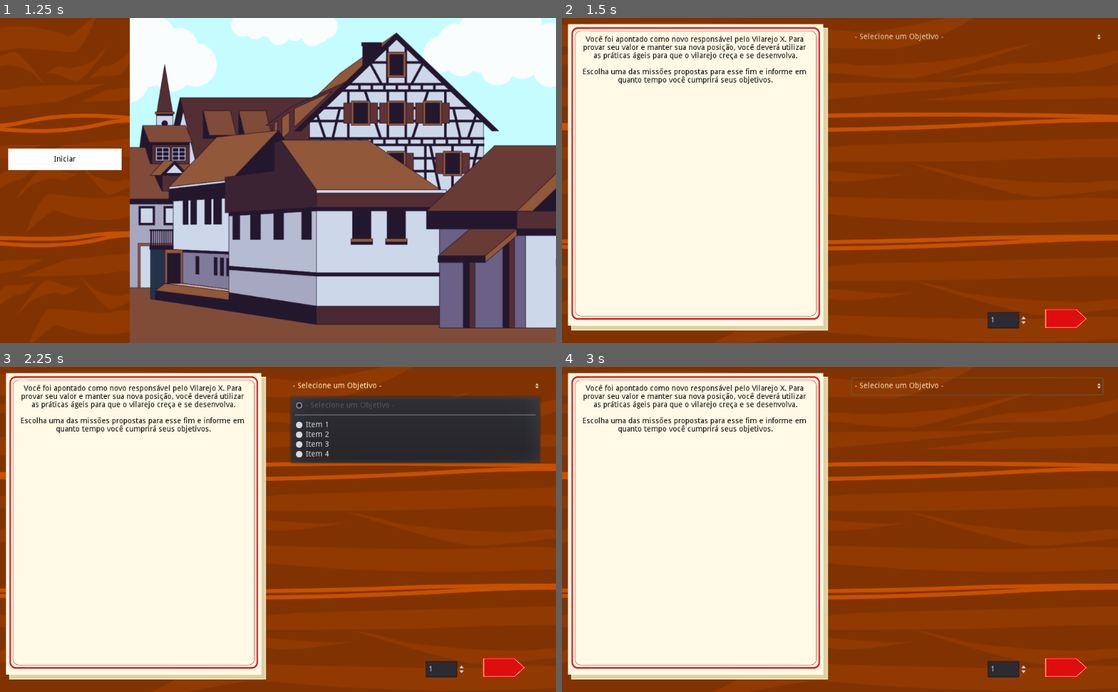
Above: before the commit, frames 1-4 (two rows, left to right).
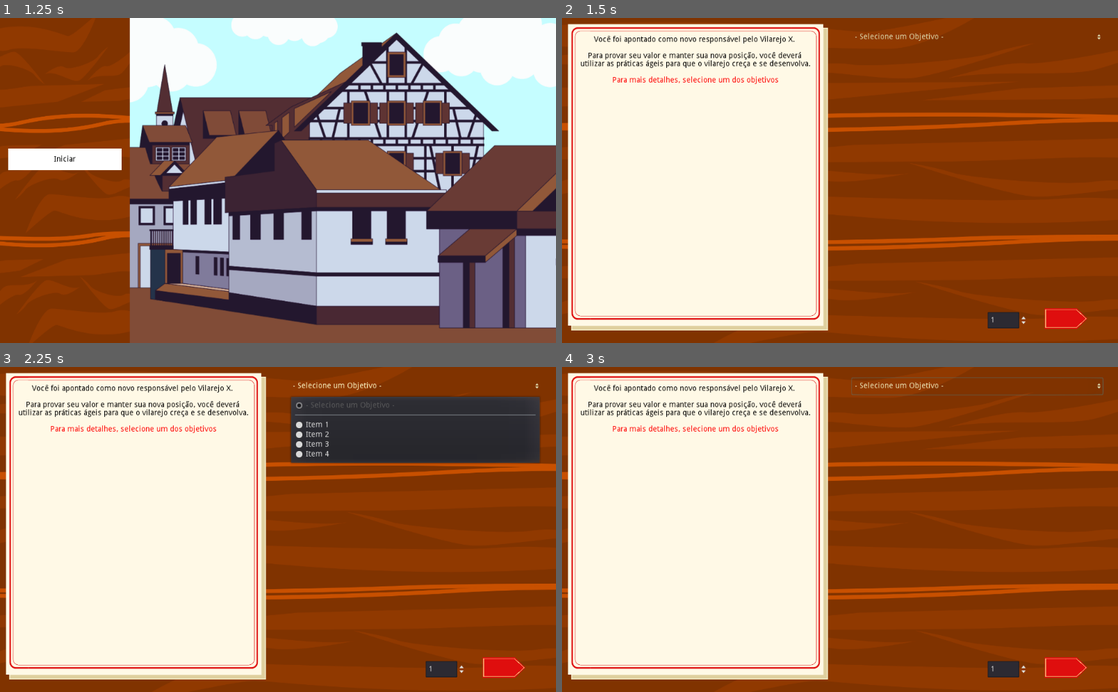
Above: after the commit, the same moments.

Repository: Gebp/TCC
Game: Godot game, scene res://Telas/5-Resultado.tscn
Two runs of this game, one before a commit and one after it. Both use one fixed random seed, a clock stepped at 60 frames per second and the inputs below. This scene is started directly instead of the project's main scene.
Inputs (mouse positions are in pixels of both pictures, inside the frame that each line leads up to):
- Up to frame 1 (1.25 s): click (278, 323) at 0.5 s
- Up to frame 2 (1.5 s): click (628, 161) at 1.25 s
- Up to frame 3 (2.25 s): click "- Selecione um Objetivo -" at 2 s
- Up to frame 4 (3 s): click (1067, 666) at 2.75 s

Frame 1 is identical in both runs. In frame 2, 2.4% of the frame differs, in the area x 3-45%, y 5-21%; in frame 3, 2.4%; in frame 4, 2.4%.

Commit message:
Adição de algumas variáveis

Diff:
--- a/Agile_Vilage/Scripts/Btn_scripts/btn_p5.gd
+++ b/Agile_Vilage/Scripts/Btn_scripts/btn_p5.gd
@@ -5,10 +5,18 @@
 	GlobalVar.qtd_sprint = 1
 	GlobalVar.sprint = 0
 	GlobalVar.dia = 1
-	GlobalVar.limite_energia = 10
 	GlobalVar.energia = 10
 	GlobalVar.madeira = 0
 	GlobalVar.pedra = 0
 	GlobalVar.areia = 0
 	GlobalVar.minerais = 0
+	GlobalVar.limite_energia = 10
+	GlobalVar.limite_madeira = 0
+	GlobalVar.limite_pedra = 0
+	GlobalVar.limite_areia = 0
+	GlobalVar.limite_minerais = 0
+	GlobalVar.casas = 0
+	GlobalVar.torres = 0
+	GlobalVar.muros = 0
+	GlobalVar.fazendas = 0
 	get_tree().change_scene("res://Telas/1-MenuInicial.tscn")
--- a/Agile_Vilage/Scripts/Singleton/global_var.gd
+++ b/Agile_Vilage/Scripts/Singleton/global_var.gd
@@ -6,9 +6,21 @@
 var dia = 1
 
 # Contadores de recursos
-var limite_energia = 10
 var energia = 10
 var madeira = 0
 var pedra = 0
 var areia = 0
 var minerais = 0
+
+# Limitadores
+var limite_energia = 10
+var limite_madeira = 0
+var limite_pedra = 0
+var limite_areia = 0
+var limite_minerais = 0
+
+#Contadores para validação dos objetivos
+var casas = 0
+var torres = 0
+var muros = 0
+var fazendas = 0
--- a/Agile_Vilage/Scripts/objetivos.gd
+++ b/Agile_Vilage/Scripts/objetivos.gd
@@ -1,4 +1,7 @@
 extends Node
+
+# Reesrever esse texto
+var texto_padrao = "[center]Você foi apontado como novo responsável pelo Vilarejo X. \n\nPara provar seu valor e manter sua nova posição, você deverá utilizar as práticas ágeis para que o vilarejo creça e se desenvolva.\n\n"
 
 onready var lista = get_node("ListaObj")
 # Lista de opções
@@ -8,6 +11,7 @@
 func _ready():
 	add_items()
 	disable_items(0)
+	$Mensagem_inicial/TextoIntro.bbcode_text = texto_padrao + "[color=red]Para mais detalhes, selecione um dos objetivos"
 
 func add_items():
 	lista.add_item('- Selecione um Objetivo -') # Posição 0
@@ -22,12 +26,16 @@
 	var i = index - 2
 
 	if i == 0:
+		$Mensagem_inicial/TextoIntro.bbcode_text = texto_padrao + "[color=red]Objetivo 1"
 		$TextObj.text = str('Objetivo 1')
 	if i == 1:
+		$Mensagem_inicial/TextoIntro.bbcode_text = texto_padrao + "[color=red]Objetivo 2"
 		$TextObj.text = str('Objetivo 2')
 	if i == 2:
+		$Mensagem_inicial/TextoIntro.bbcode_text = texto_padrao + "[color=red]Objetivo 3"
 		$TextObj.text = str('Objetivo 3')
 	if i == 3:
+		$Mensagem_inicial/TextoIntro.bbcode_text = texto_padrao + "[color=red]Objetivo 4"
 		$TextObj.text = str('Objetivo 4')
 
 func _on_QtdSprint_value_changed(value):
--- a/Agile_Vilage/Telas/2-SelecionarObjetivo.tscn
+++ b/Agile_Vilage/Telas/2-SelecionarObjetivo.tscn
@@ -22,19 +22,34 @@
 "_edit_lock_": true
 }
 
-[node name="Mensagem inicial" type="Area2D" parent="."]
+[node name="Iniciar_proj" type="TextureButton" parent="."]
+margin_left = 891.0
+margin_top = 535.0
+margin_right = 970.0
+margin_bottom = 573.0
+script = ExtResource( 5 )
+
+[node name="BotaoProx" type="Sprite" parent="Iniciar_proj"]
+position = Vector2( 37.25, 20.125 )
+scale = Vector2( 0.180131, 0.199761 )
+texture = ExtResource( 3 )
+
+[node name="Objetivo" type="CanvasLayer" parent="."]
+script = ExtResource( 4 )
+
+[node name="Mensagem_inicial" type="Area2D" parent="Objetivo"]
 position = Vector2( 227, 226 )
 
-[node name="CartaIntro" type="CollisionShape2D" parent="Mensagem inicial"]
+[node name="CartaIntro" type="CollisionShape2D" parent="Objetivo/Mensagem_inicial"]
 position = Vector2( 27, 72 )
 shape = SubResource( 1 )
 
-[node name="CartaIntro" type="Sprite" parent="Mensagem inicial/CartaIntro"]
+[node name="CartaIntro" type="Sprite" parent="Objetivo/Mensagem_inicial/CartaIntro"]
 position = Vector2( -3.5, -3.99999 )
 scale = Vector2( 0.522152, 0.536178 )
 texture = ExtResource( 2 )
 
-[node name="TextoIntro" type="RichTextLabel" parent="Mensagem inicial"]
+[node name="TextoIntro" type="RichTextLabel" parent="Objetivo/Mensagem_inicial"]
 margin_left = -194.0
 margin_top = -193.0
 margin_right = 233.0
@@ -48,22 +63,7 @@
 
 Escolha uma das missões propostas para esse fim e informe em quanto tempo você cumprirá seus objetivos."
 
-[node name="Iniciar_proj" type="TextureButton" parent="."]
-margin_left = 891.0
-margin_top = 535.0
-margin_right = 970.0
-margin_bottom = 573.0
-script = ExtResource( 5 )
-
-[node name="BotaoProx" type="Sprite" parent="Iniciar_proj"]
-position = Vector2( 37.25, 20.125 )
-scale = Vector2( 0.180131, 0.199761 )
-texture = ExtResource( 3 )
-
-[node name="Seletor_obj" type="CanvasLayer" parent="."]
-script = ExtResource( 4 )
-
-[node name="QtdSprint" type="SpinBox" parent="Seletor_obj"]
+[node name="QtdSprint" type="SpinBox" parent="Objetivo"]
 margin_left = 784.0
 margin_top = 543.0
 margin_right = 858.0
@@ -72,7 +72,7 @@
 value = 1.0
 rounded = true
 
-[node name="TextObj" type="RichTextLabel" parent="Seletor_obj"]
+[node name="TextObj" type="RichTextLabel" parent="Objetivo"]
 margin_left = 540.0
 margin_top = 89.0
 margin_right = 997.0
@@ -81,7 +81,7 @@
 "_edit_lock_": true
 }
 
-[node name="ListaObj" type="OptionButton" parent="Seletor_obj"]
+[node name="ListaObj" type="OptionButton" parent="Objetivo"]
 modulate = Color( 1, 0.980392, 0.796078, 1 )
 margin_left = 533.0
 margin_top = 19.0
@@ -93,10 +93,10 @@
 "_edit_lock_": true
 }
 
-[connection signal="pressed" from="Iniciar_proj" to="Iniciar_proj" method="_on_TextureButton_pressed"]
 [connection signal="pressed" from="Iniciar_proj" to="Iniciar_proj" method="_on_Iniciar_proj_pressed"]
 [connection signal="pressed" from="Iniciar_proj" to="Iniciar_proj" method="_on_Reiniciar_pressed"]
-[connection signal="changed" from="Seletor_obj/QtdSprint" to="Seletor_obj" method="_on_QtdSprint_changed"]
-[connection signal="value_changed" from="Seletor_obj/QtdSprint" to="Seletor_obj" method="_on_QtdSprint_value_changed"]
-[connection signal="item_selected" from="Seletor_obj/ListaObj" to="Seletor_obj" method="_on_ListaObj_item_selected"]
-[connection signal="item_selected" from="Seletor_obj/ListaObj" to="Seletor_obj/ListaObj" method="_on_ListaObj_item_selected"]
+[connection signal="pressed" from="Iniciar_proj" to="Iniciar_proj" method="_on_TextureButton_pressed"]
+[connection signal="changed" from="Objetivo/QtdSprint" to="Objetivo" method="_on_QtdSprint_changed"]
+[connection signal="value_changed" from="Objetivo/QtdSprint" to="Objetivo" method="_on_QtdSprint_value_changed"]
+[connection signal="item_selected" from="Objetivo/ListaObj" to="Objetivo" method="_on_ListaObj_item_selected"]
+[connection signal="item_selected" from="Objetivo/ListaObj" to="Objetivo/ListaObj" method="_on_ListaObj_item_selected"]
Not shown: 1 places in Agile_Vilage/Telas/1-MenuInicial.tscn that only renumber resources
Not shown: 1 places in Agile_Vilage/Telas/3-Planejamento.tscn that only renumber resources
Not shown: 1 places in Agile_Vilage/Telas/4-Execucao.tscn that only renumber resources
Not shown: 1 places in Agile_Vilage/Telas/5-Resultado.tscn that only renumber resources
